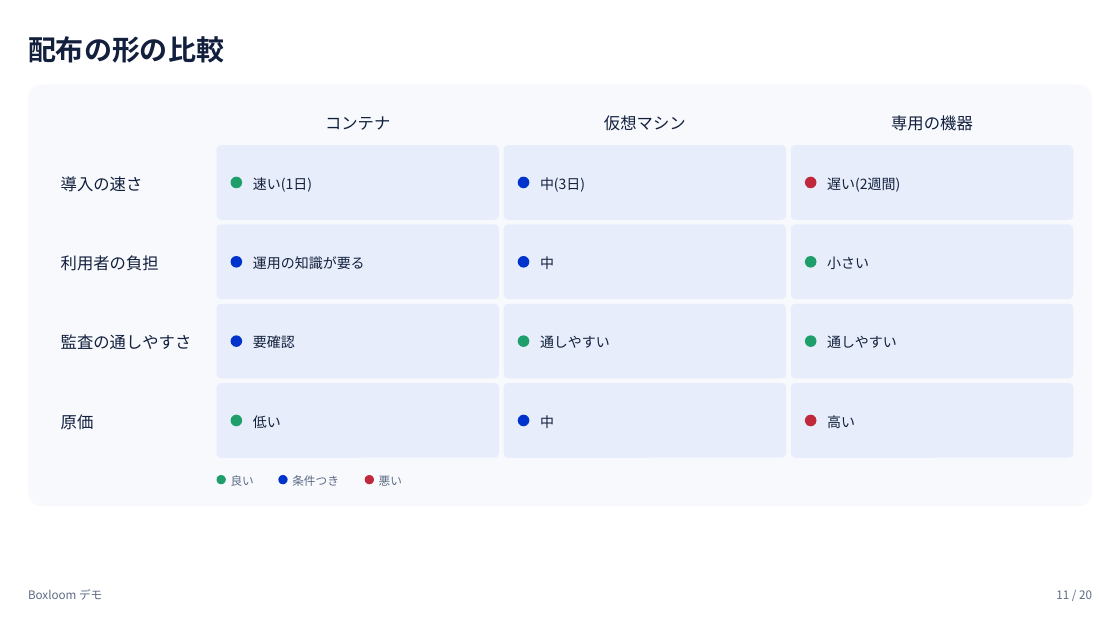
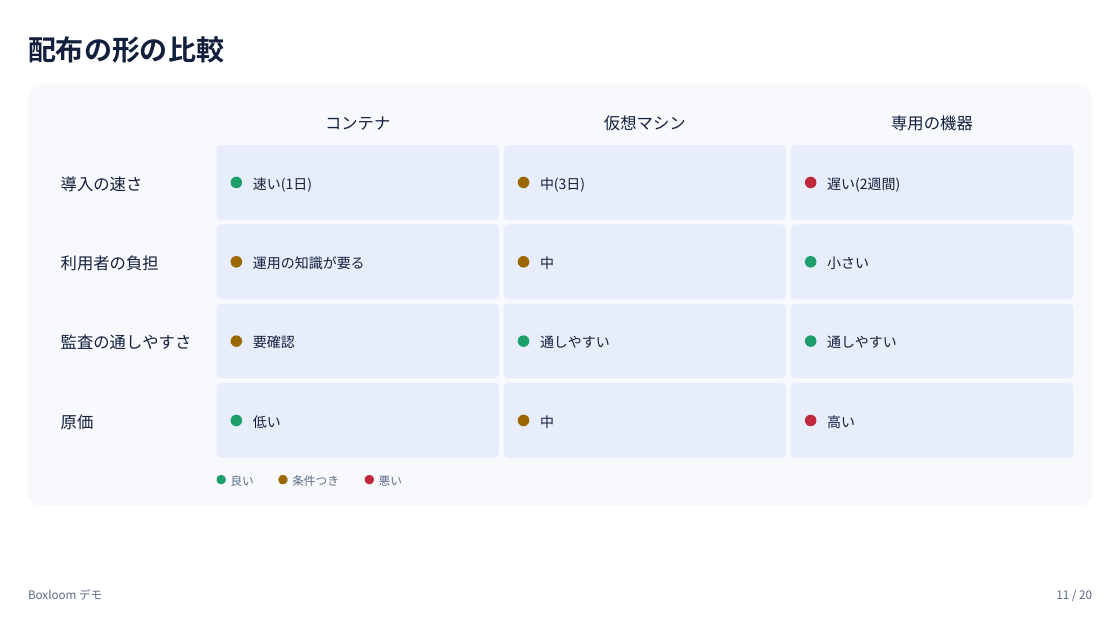
Before and after one commit to tjst-t/boxloom, a slide deck: slide 11 of boxloom/out/subsystems_showcase_light.pptx. Drawn at 1120x630 pixels with LibreOffice and Linux fonts; fonts in the diff are those of the drawing. Boxes give left, top, right and bottom in pixels: in the first picture for what was removed or moved away, otherwise in the second. Text is boxed around its words. In the diff, an @@ line names an element or a change of style, - is before the commit and + after.

```diff
--- a/boxloom/out/subsystems_showcase_light.pptx
+++ b/boxloom/out/subsystems_showcase_light.pptx
@@ fill #0033CC to #9A6700 in 6 elements at <box>518,176,529,188</box>, <box>230,256,242,268</box>, <box>518,256,529,268</box>, <box>230,335,242,347</box>, <box>518,415,529,427</box>, <box>278,475,287,484</box> @@
```
Also in this commit, not shown: 8 other slides changed, 21 other files.
